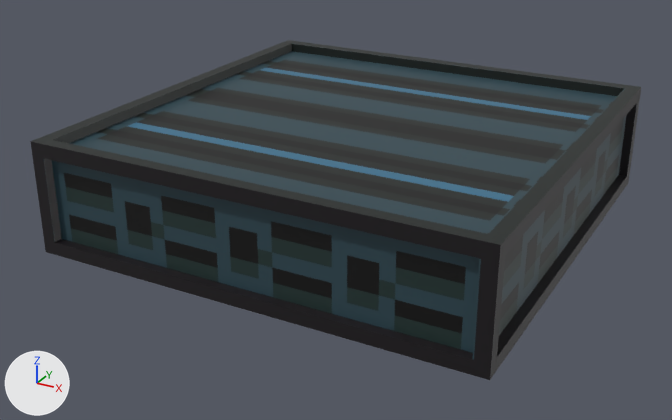
The glTF model assets/models/environment/Floor_Grate_02.glb as it was, and as the next commit left it.
The view is the same before and after, from a 50 mm lens placed at (0.906, -1.77, 0.633), pointed at (-0.032, -0.065, -0.22). The lights are fixed; the arrows at lower left show +X, +Y and +Z.

In view in the first picture: 'Floor_Grate_02'.
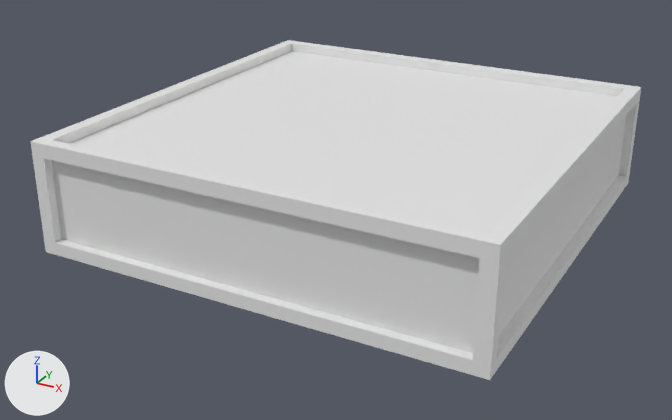
The newer file is also rescaled (x2.0) as a whole; pictures and numbers use the older file's frame.

Changed parts and their boxes [x1, y1, x2, y2] in the pictures (672 x 420 px):
'Floor_Grate_02', recoloured (black to white): [30, 40, 641, 380] in both

What the commit changed:
me_cube_001 has 76 vertices, 138 faces and spans x -0.5..0.5, y -0.5..0.5, z -0.25..0.0.
me_cube_001 no longer uses material mat_envtexture (picture img_environment_textures_001).
